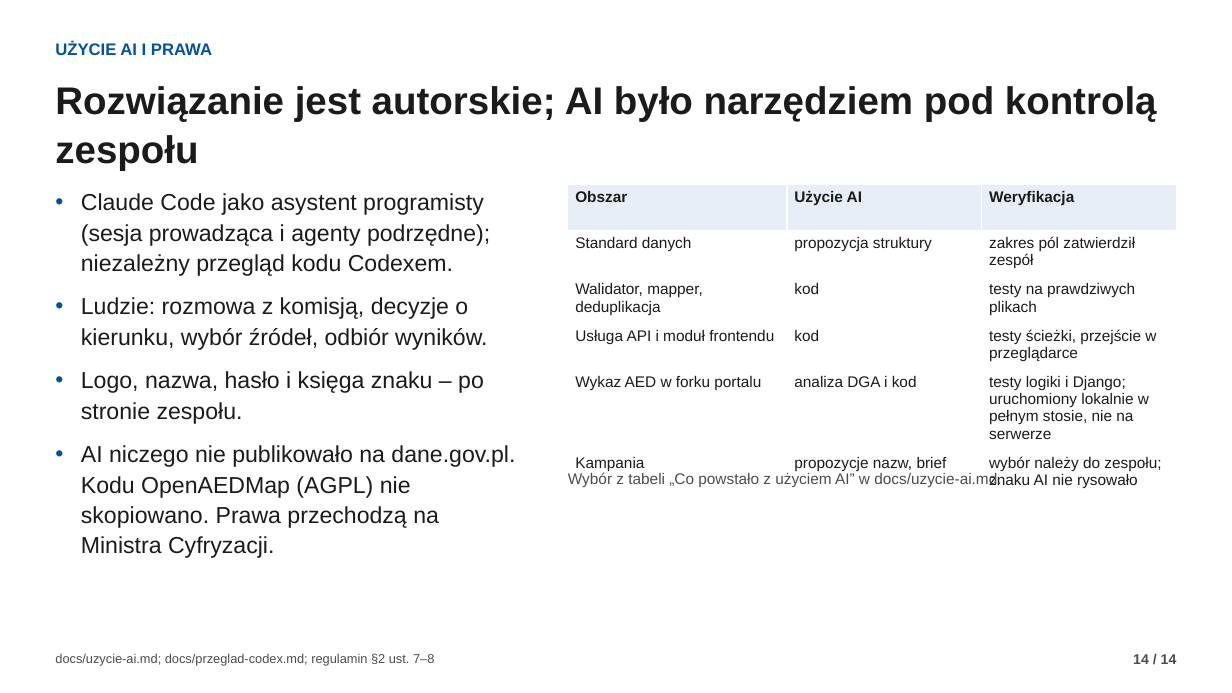
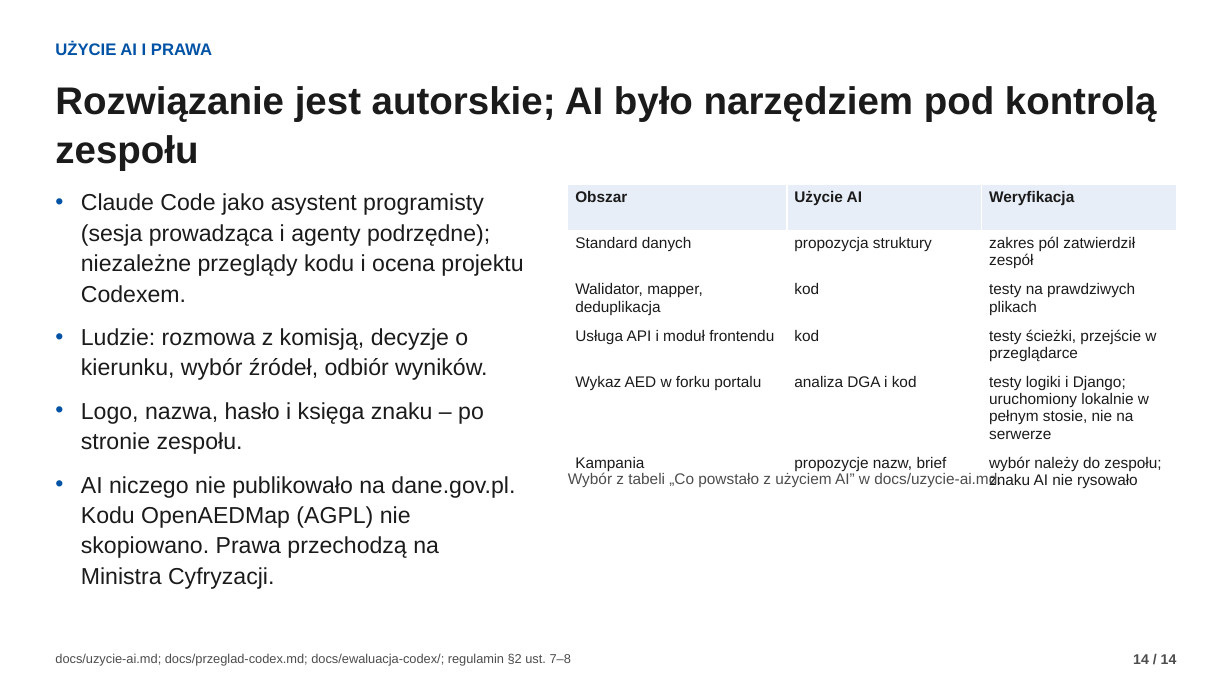
Before and after one commit to fidok15/AED, a slide deck: slide 14 of docs/prezentacja/misja-aed.pptx. Drawn at 1232x693 pixels with LibreOffice and Linux fonts; fonts in the diff are those of the drawing. Boxes give left, top, right and bottom in pixels: in the first picture for what was removed or moved away, otherwise in the second. Text is boxed around its words. In the diff, an @@ line names an element or a change of style, - is before the commit and + after.

Commit message:
docs: documents say only what was run - fixes after the Codex juror evaluation
- overclaims removed (daily merge, public address, reminders by e-mail, one-minute confirmation)
- one deployment status, slide count and presentation path everywhere; harvester 1.14 state
- TODO rewritten: for the agent, for people, campaign, decisions; decisions of 22.11 recorded in CLAUDE.md
- Codex evaluation reports in docs/ewaluacja-codex/; dictionary sheet render for the deck

```diff
--- a/docs/prezentacja/misja-aed.pptx
+++ b/docs/prezentacja/misja-aed.pptx
@@ text at <box>81,193,523,303</box>: text changed @@
-• Claude Code jako asystent programisty (sesja prowadząca i agenty podrzędne); niezależny przegląd kodu Codexem.
+• Claude Code jako asystent programisty (sesja prowadząca i agenty podrzędne); niezależne przeglądy kodu i ocena projektu Codexem.
@@ text at <box>55,653,571,666</box>: text changed @@
-docs/uzycie-ai.md; docs/przeglad-codex.md; regulamin §2 ust. 7–8
+docs/uzycie-ai.md; docs/przeglad-codex.md; docs/ewaluacja-codex/; regulamin §2 ust. 7–8
```
Also in this commit, not shown: 10 other slides changed, 14 other files.
